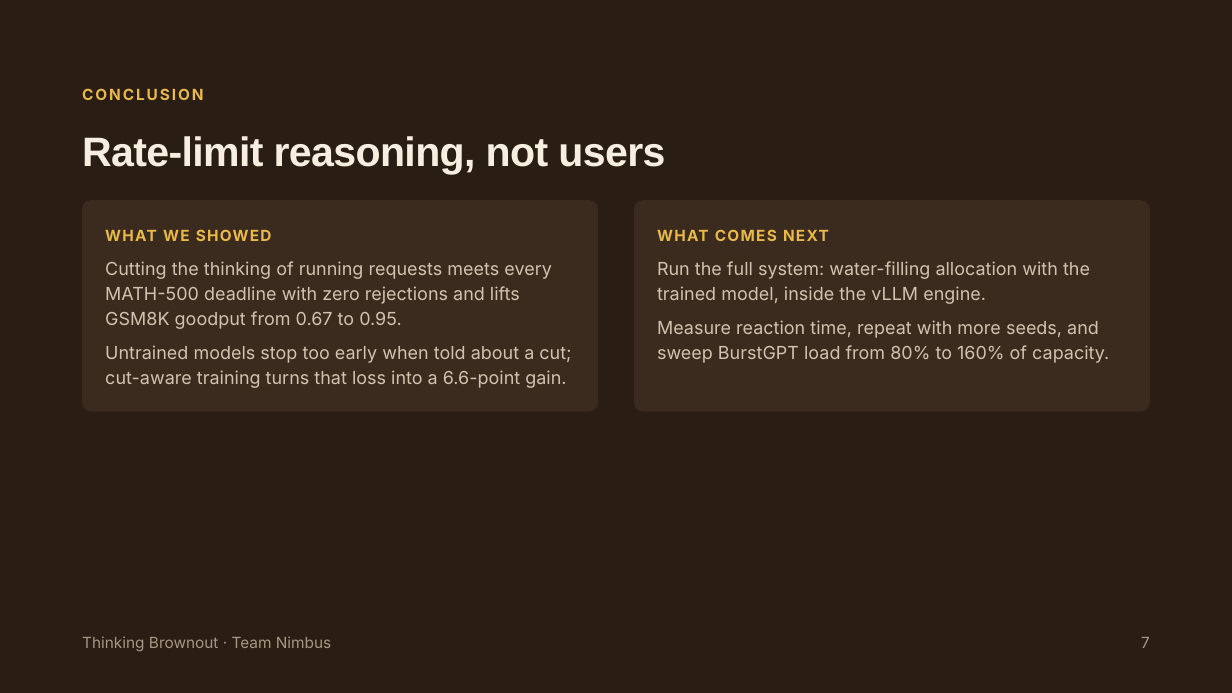
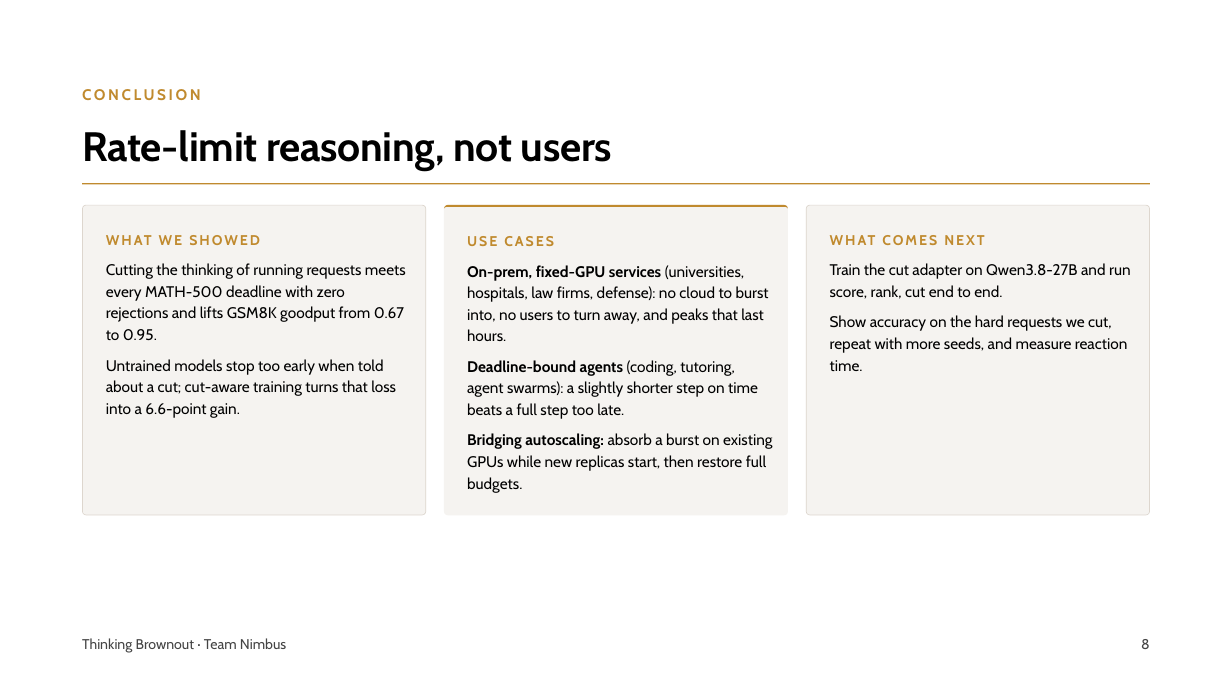
Before and after one commit to pyangyu/team1_nimbus_copy, a slide deck: slide 8 of Symposium Slides.pptx (slide 7 before the commit). Drawn at 1232x693 pixels with LibreOffice and Linux fonts; fonts in the diff are those of the drawing. Boxes give left, top, right and bottom in pixels: in the first picture for what was removed or moved away, otherwise in the second. Text is boxed around its words. In the diff, an @@ line names an element or a change of style, - is before the commit and + after.

Commit message:
Symposium Slides: score-rank-cut architecture, 27B training, use cases, white theme

```diff
--- a/Symposium Slides.pptx
+++ b/Symposium Slides.pptx
@@ background #2A1D14 to #FFFFFF @@
@@ text "CONCLUSION" at (x1=82, y1=89, x2=201, y2=100): font Inter to Cabin, text colour #E9B949 to #C08A2E, letter spacing 1.5 to 2 pt @@
@@ title "Rate-limit reasoning, not users" at (x1=82, y1=130, x2=612, y2=171): font Arial to Cabin, text colour #F6EEDF to #000000, letter spacing -0.5 to -0.2 pt; line spacing 35.2pt to 35.8pt @@
@@ rounded rectangle removed at (x1=82, y1=201, x2=598, y2=412) @@
@@ line added from (82, 184) to (1150, 184), #C08A2E 1 pt @@
@@ rounded rectangle added at (x1=82, y1=205, x2=426, y2=515), fill #F5F3F0, outline #DDD6CE 0.5 pt @@
@@ rounded rectangle added at (x1=445, y1=205, x2=788, y2=516), fill #F5F3F0 @@
@@ freeform shape added at (x1=445, y1=205, x2=788, y2=516), fill #C08A2E @@
@@ rounded rectangle removed at (x1=634, y1=201, x2=1150, y2=412) @@
@@ rounded rectangle added at (x1=807, y1=205, x2=1151, y2=515), fill #F5F3F0, outline #DDD6CE 0.5 pt @@
@@ text "WHAT WE SHOWED" at (x1=106, y1=228, x2=411, y2=250): size 12 to 11 pt, font Inter to Cabin, text colour #E9B949 to #C08A2E, letter spacing 1 to 1.5 pt; line spacing 16.8pt to 15.4pt @@
@@ text added at (x1=467, y1=236, x2=554, y2=246), 11 pt, text #C08A2E, bold @@
+USE CASES
@@ text "WHAT COMES NEXT" at (x1=830, y1=228, x2=1135, y2=250): size 12 to 11 pt, font Inter to Cabin, text colour #E9B949 to #C08A2E, letter spacing 1 to 1.5 pt; line spacing 16.8pt to 15.4pt @@
@@ text "WHAT COMES NEXT" moved from (x1=657, y1=229, x2=829, y2=241) to (x1=830, y1=228, x2=1135, y2=250) @@
@@ text "Cutting the thinking of running ..." at (x1=106, y1=263, x2=406, y2=341): size 14 to 12 pt, font Inter to Cabin, text colour #D2C3AF to #000000; line spacing 19.6pt to 16.8pt @@
@@ text added at (x1=467, y1=265, x2=769, y2=341), 12 pt, text #000000 @@
+On-prem, fixed-GPU services (universities, hospitals, law firms, defense): no cloud to burst into, no users to turn away, and peaks that last hours.
@@ text removed at (x1=657, y1=261, x2=1090, y2=304) @@
-Run the full system: water-filling allocation with the trained model, inside the vLLM engine.
@@ text added at (x1=830, y1=263, x2=1131, y2=299), 12 pt, text #000000 @@
+Train the cut adapter on Qwen3.8-27B and run score, rank, cut end to end.
@@ text removed at (x1=657, y1=320, x2=1109, y2=363) @@
-Measure reaction time, repeat with more seeds, and sweep BurstGPT load from 80% to 160% of capacity.
@@ text added at (x1=830, y1=315, x2=1127, y2=371), 12 pt, text #000000 @@
+Show accuracy on the hard requests we cut, repeat with more seeds, and measure reaction time.
@@ text "Untrained models stop too early ..." at (x1=106, y1=359, x2=396, y2=418): size 14 to 12 pt, font Inter to Cabin, text colour #D2C3AF to #000000; line spacing 19.6pt to 16.8pt @@
@@ text "Untrained models stop too early ..." moved from (x1=105, y1=345, x2=571, y2=388) to (x1=106, y1=359, x2=396, y2=418) @@
@@ text added at (x1=467, y1=360, x2=758, y2=419), 12 pt, text #000000 @@
+Deadline-bound agents (coding, tutoring, agent swarms): a slightly shorter step on time beats a full step too late.
@@ text added at (x1=467, y1=433, x2=772, y2=493), 12 pt, text #000000 @@
+Bridging autoscaling: absorb a burst on existing GPUs while new replicas start, then restore full budgets.
@@ text "Thinking Brownout · Team Nimbus" at (x1=82, y1=638, x2=286, y2=652): size 12 to 11 pt, font Inter to Cabin, text colour #A89784 to #444444; line spacing 16.8pt to 15.4pt @@
@@ text removed at (x1=1141, y1=637, x2=1150, y2=648) @@
-7
@@ text added at (x1=1141, y1=639, x2=1150, y2=649), 11 pt, text #444444 @@
+8
```
Also in this commit, not shown: 5 other slides changed, 2 slides added, 1 slide removed.
